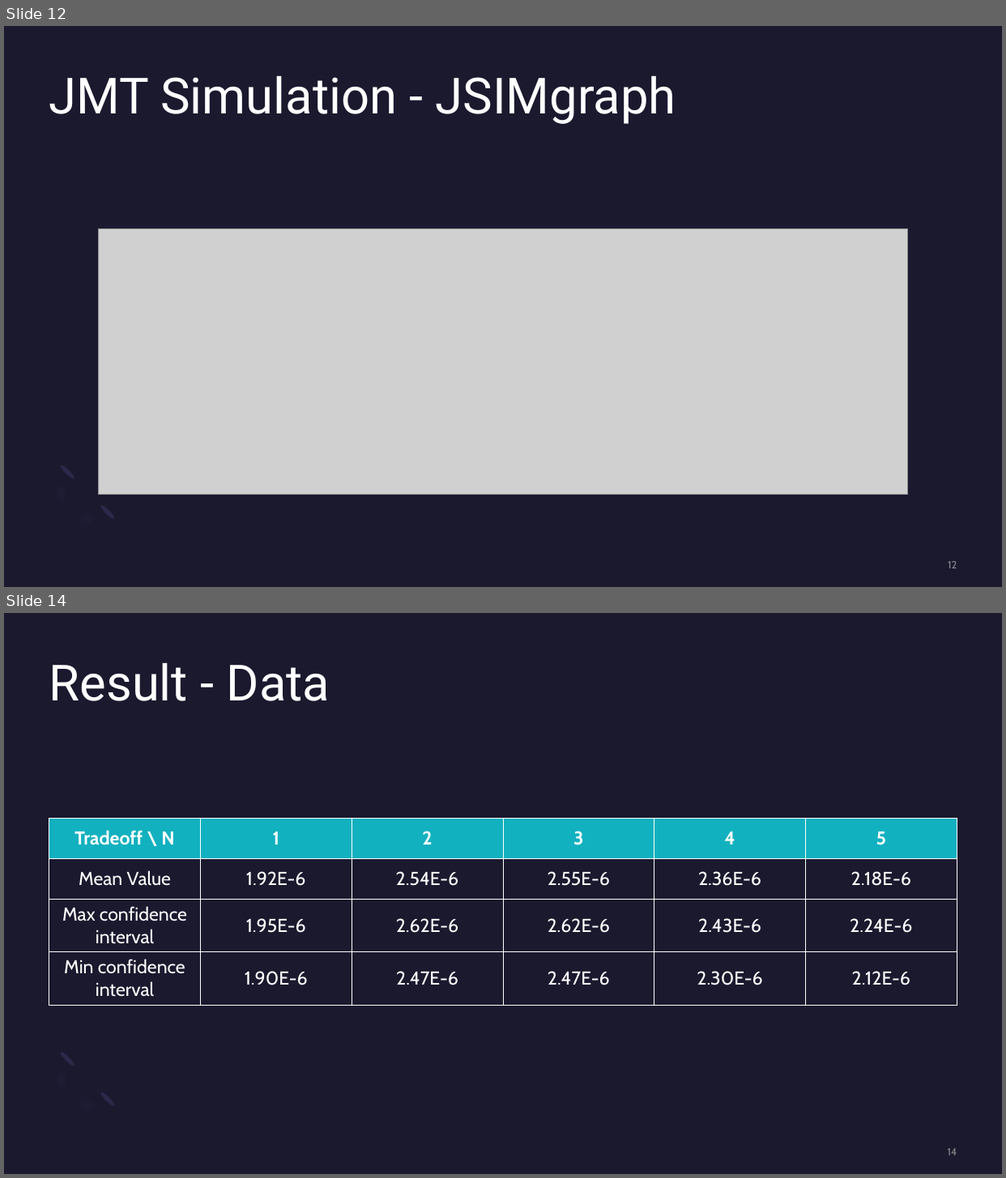
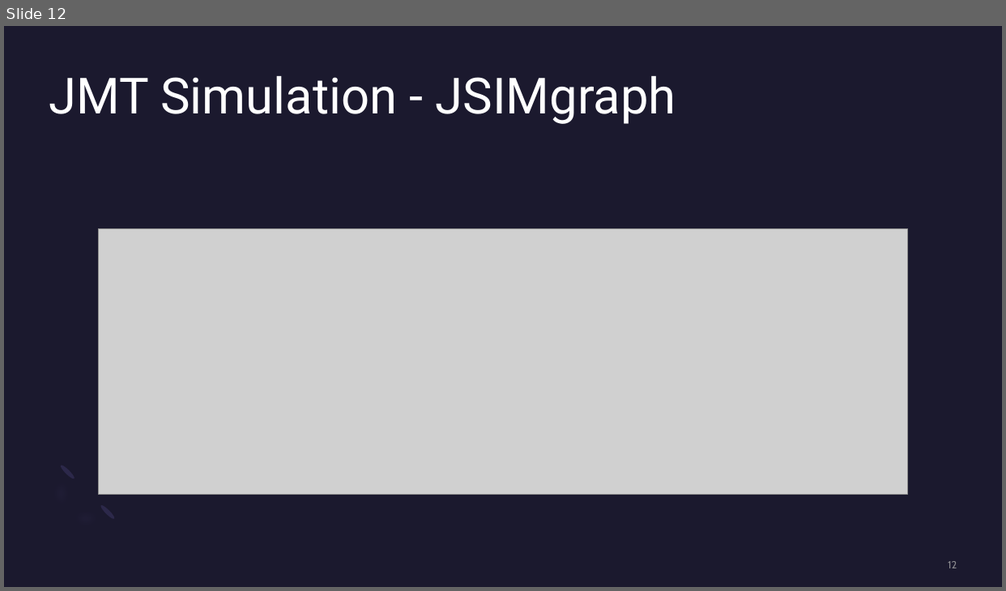
Before and after one commit to TiaSirio/Performance-Evaluation, a slide deck: Project/Project C.pptx. Shown one above the other, each under a label of ours: slides 12 and 14 before the commit, slide 12 after it; the slides between them are not shown. The pictures are 1006x1178 and 1006x591 pixels, drawn with LibreOffice and Linux fonts; fonts in the diff are those of the drawing; grey boxes stand for pictures. Boxes give left, top, right and bottom in pixels: in the first picture for what was removed or moved away, otherwise in the second. Text is boxed around its words. In the diff, an @@ line names an element or a change of style, - is before the commit and + after.

```diff
--- a/Project/Project C.pptx
+++ b/Project/Project C.pptx
@@ slide 14 removed at (4,613,1002,1174), background #1B192E; not listed: 3 template elements that a slide beside it also shows @@
@@ title removed at (49,662,330,701) @@
-Result - Data
@@ table removed at (49,818,957,1003), 4 rows, 6 columns @@
-Tradeoff \ N | 1 | 2 | 3 | 4 | 5
-Mean Value | 1.92E-6 | 2.54E-6 | 2.55E-6 | 2.36E-6 | 2.18E-6
-Max confidence interval | 1.95E-6 | 2.62E-6 | 2.62E-6 | 2.43E-6 | 2.24E-6
-Min confidence interval | 1.90E-6 | 2.47E-6 | 2.47E-6 | 2.30E-6 | 2.12E-6
@@ page number removed at (948,1148,957,1156) @@
-14
```
Also in this commit, not shown: 8 slides changed, 1 slide added, 3 other files.
